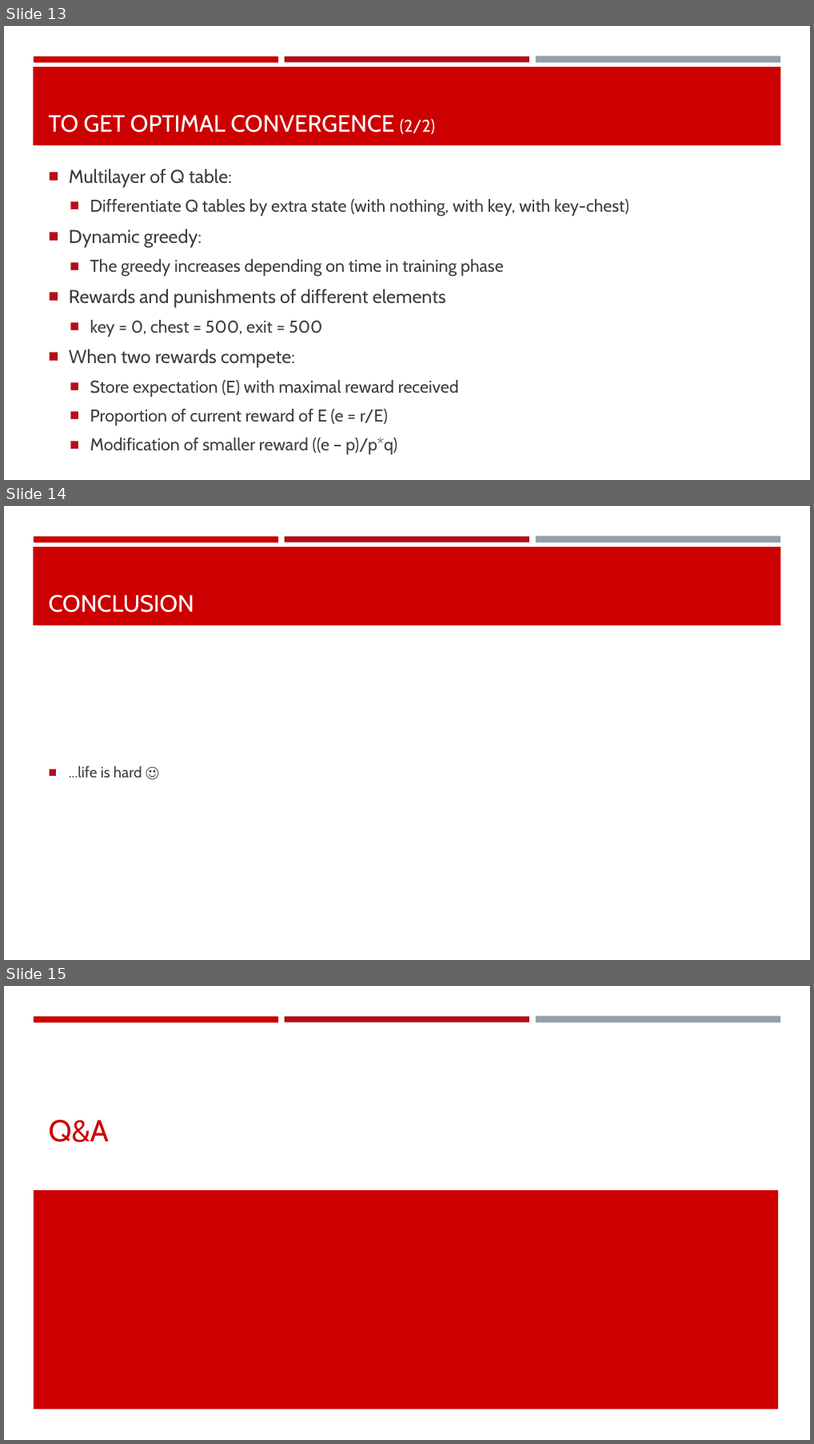
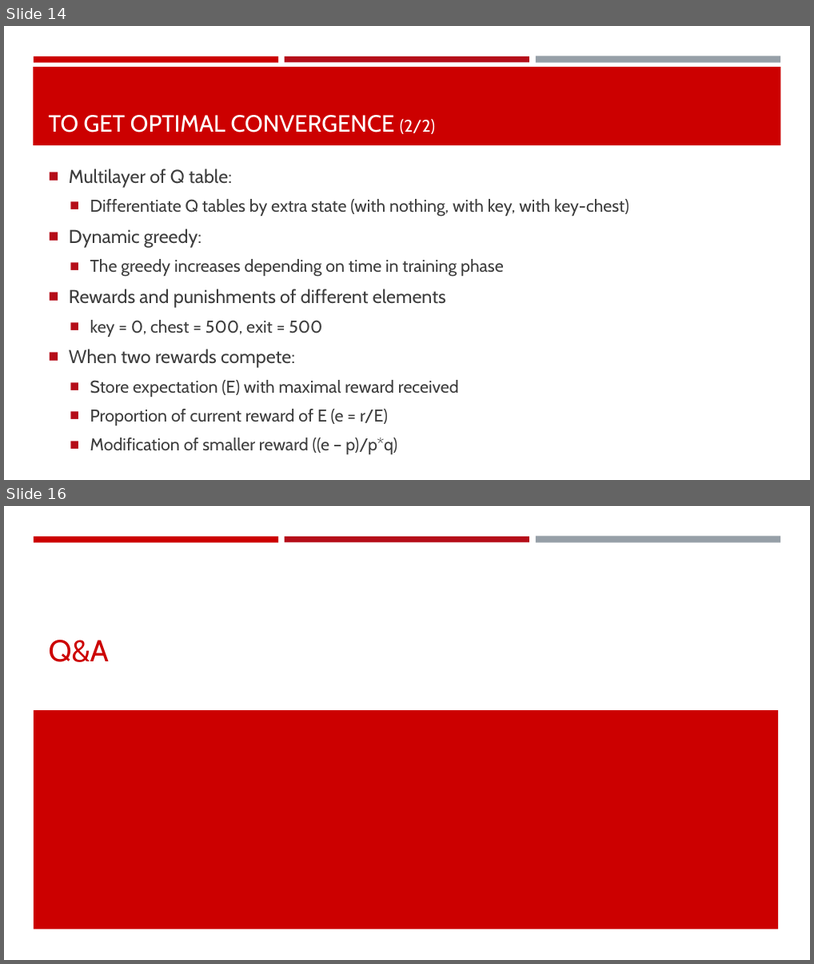
Before and after one commit to mengli11235/MachineLearning_Maze, a slide deck: Group Presentation 20180125.pptx. Shown one above the other, each under a label of ours: slides 13, 14 and 15 before the commit, slides 14 and 16 after it; the slides between them are not shown. The pictures are 814x1444 and 814x964 pixels, drawn with LibreOffice and Linux fonts; fonts in the diff are those of the drawing. Boxes give left, top, right and bottom in pixels: in the first picture for what was removed or moved away, otherwise in the second. Text is boxed around its words. In the diff, an @@ line names an element or a change of style, - is before the commit and + after.

```diff
--- a/Group Presentation 20180125.pptx
+++ b/Group Presentation 20180125.pptx
@@ slide 14 removed at bbox=[4, 506, 810, 960], background #FFFFFF; not listed: 4 template elements that a slide beside it also shows @@
@@ title removed at bbox=[49, 595, 194, 612] @@
-CONCLUSION
@@ text removed at bbox=[69, 766, 142, 777] @@
-■ ...life is hard ☺
@@ what was slide 13 is now slide 14 @@
@@ what was slide 15 is now slide 16 @@
```
Also in this commit, not shown: 2 slides changed, 2 slides added, 3 other slides removed.
